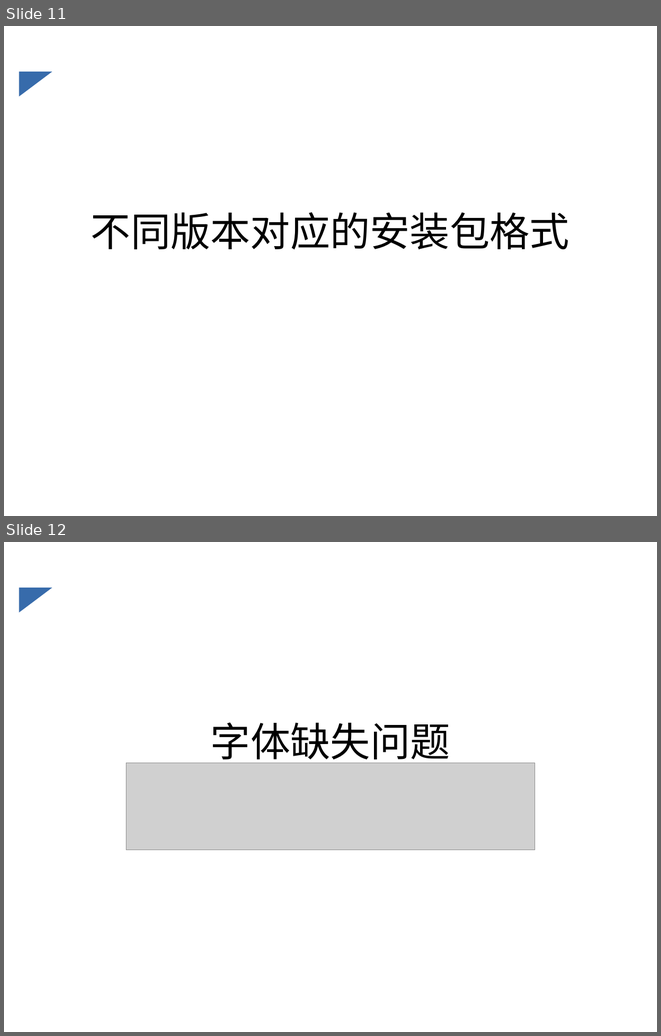
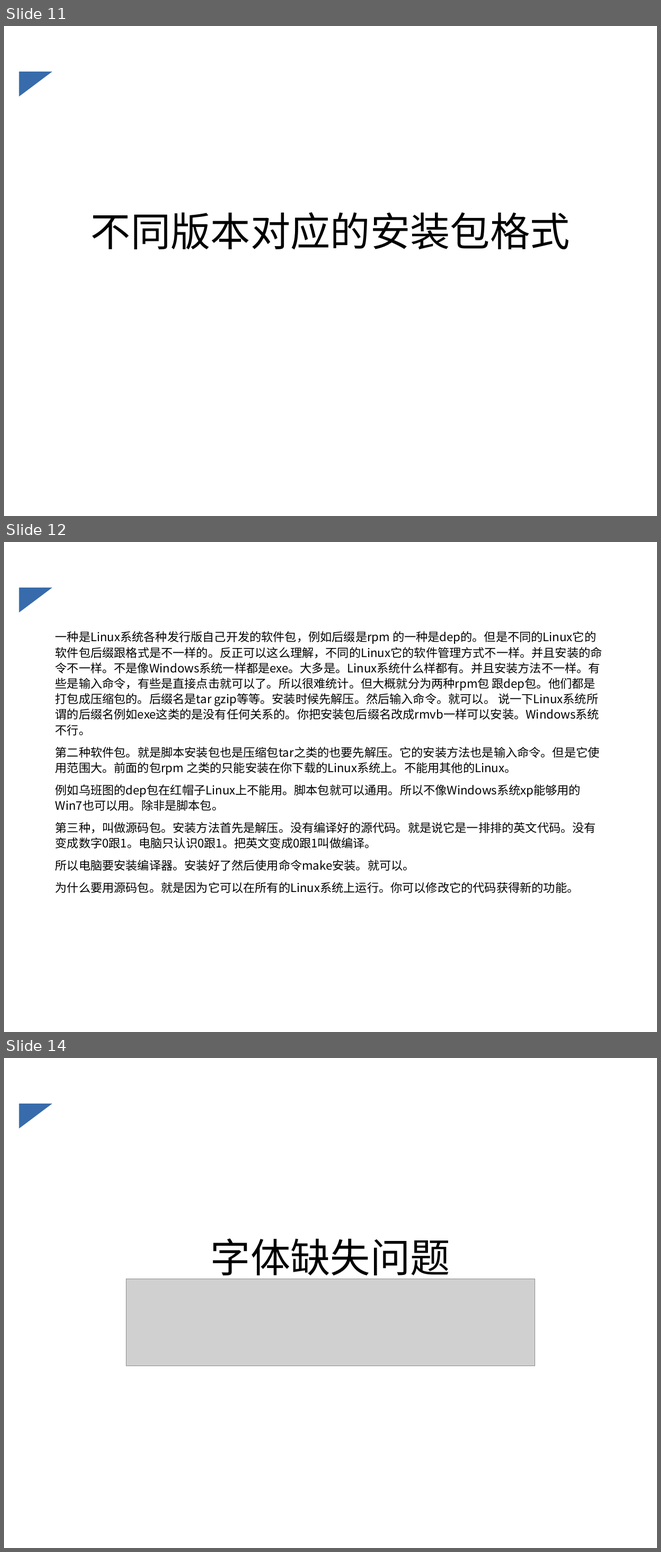
Before and after one commit to caoyang7/caoyang.github.io, a slide deck: _posts/Linux的发行版本.ppt. Shown one above the other, each under a label of ours: slides 11 and 12 before the commit, slides 11, 12 and 14 after it; the slides between them are not shown. The pictures are 661x1036 and 661x1552 pixels, drawn with LibreOffice and Linux fonts; fonts in the diff are those of the drawing; grey boxes stand for pictures. Boxes give left, top, right and bottom in pixels: in the first picture for what was removed or moved away, otherwise in the second. Text is boxed around its words. In the diff, an @@ line names an element or a change of style, - is before the commit and + after.

```diff
--- a/_posts/Linux的发行版本.ppt
+++ b/_posts/Linux的发行版本.ppt
@@ slide 12 added at (4,542,657,1032), background #FFFFFF; not listed: 1 template element that a slide beside it also shows @@
@@ text added at (55,631,602,893), 12.9 pt, text #000000 @@
+一种是Linux系统各种发行版自己开发的软件包，例如后缀是rpm 的一种是dep的。但是不同的Linux它的软件包后缀跟格式是不一样的。反正可以这么理解，不同的Linux它的软件管理方式不一样。并且安装的命令不一样。不是像Windows系统一样都是exe。大多是。Linux系统什么样都有。并且安装方法不一样。有些是输入命令，有些是直接点击就可以了。所以很难统计。但大概就分为两种rpm包 跟dep包。他们都是打包成压缩包的。后缀名是tar gzip等等。安装时候先解压。然后输入命令。就可以。 说一下Linux系统所谓的后缀名例如exe这类的是没有任何关系的。你把安装包后缀名改成rmvb一样可以安装。Windows系统不行。
+第二种软件包。就是脚本安装包也是压缩包tar之类的也要先解压。它的安装方法也是输入命令。但是它使用范围大。前面的包rpm 之类的只能安装在你下载的Linux系统上。不能用其他的Linux。
+例如乌班图的dep包在红帽子Linux上不能用。脚本包就可以通用。所以不像Windows系统xp能够用的Win7也可以用。除非是脚本包。
+第三种，叫做源码包。安装方法首先是解压。没有编译好的源代码。就是说它是一排排的英文代码。没有变成数字0跟1。电脑只认识0跟1。把英文变成0跟1叫做编译。
+所以电脑要安装编译器。安装好了然后使用命令make安装。就可以。
+为什么要用源码包。就是因为它可以在所有的Linux系统上运行。你可以修改它的代码获得新的功能。
@@ what was slide 12 is now slide 14 @@
```
Also in this commit, not shown: 1 other slide added, 4 other files.
